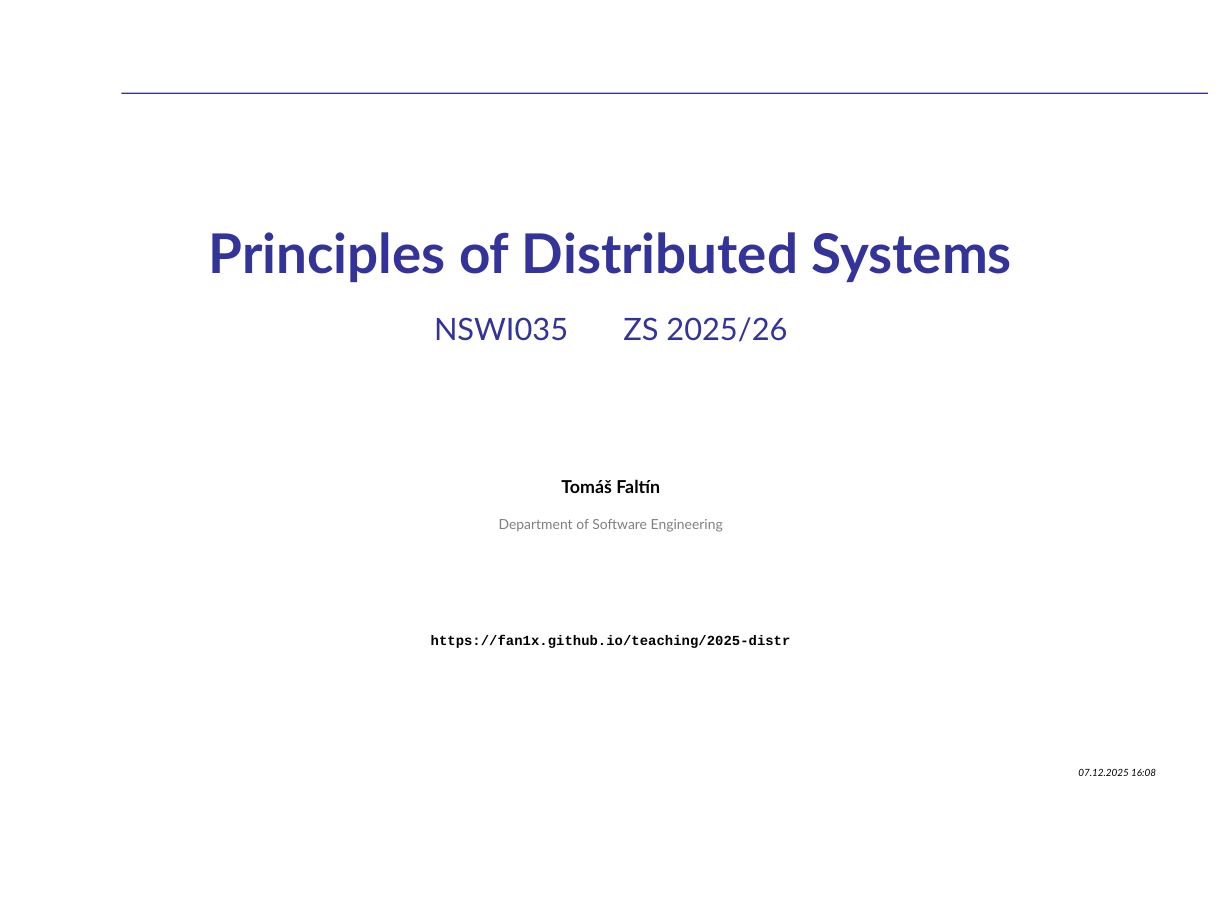
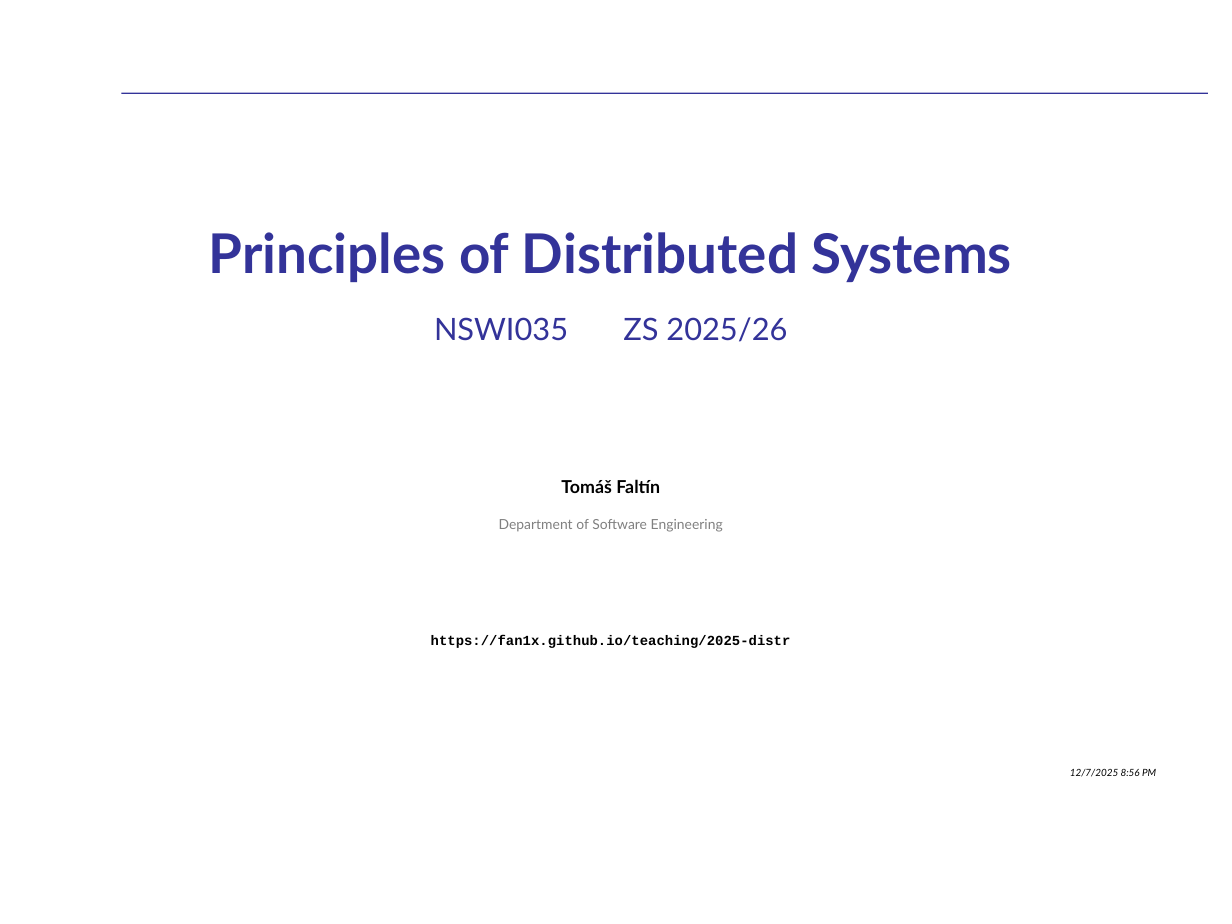
Before and after one commit to fan1x/fan1x.github.io, a slide deck: slide 1 of data/2025-26/pds/PDS-en.pptx. Drawn at 1232x924 pixels with LibreOffice and Linux fonts; fonts in the diff are those of the drawing. Boxes give left, top, right and bottom in pixels: in the first picture for what was removed or moved away, otherwise in the second. Text is boxed around its words. In the diff, an @@ line names an element or a change of style, - is before the commit and + after.

```diff
--- a/data/2025-26/pds/PDS-en.pptx
+++ b/data/2025-26/pds/PDS-en.pptx
@@ text at (1070,769,1156,777): text changed @@
-  07.12.2025 16:08
+  12/7/2025 8:56 PM
```
Also in this commit, not shown: 7 other slides changed, 1 slide added, 1 slide removed, 1 other file.
